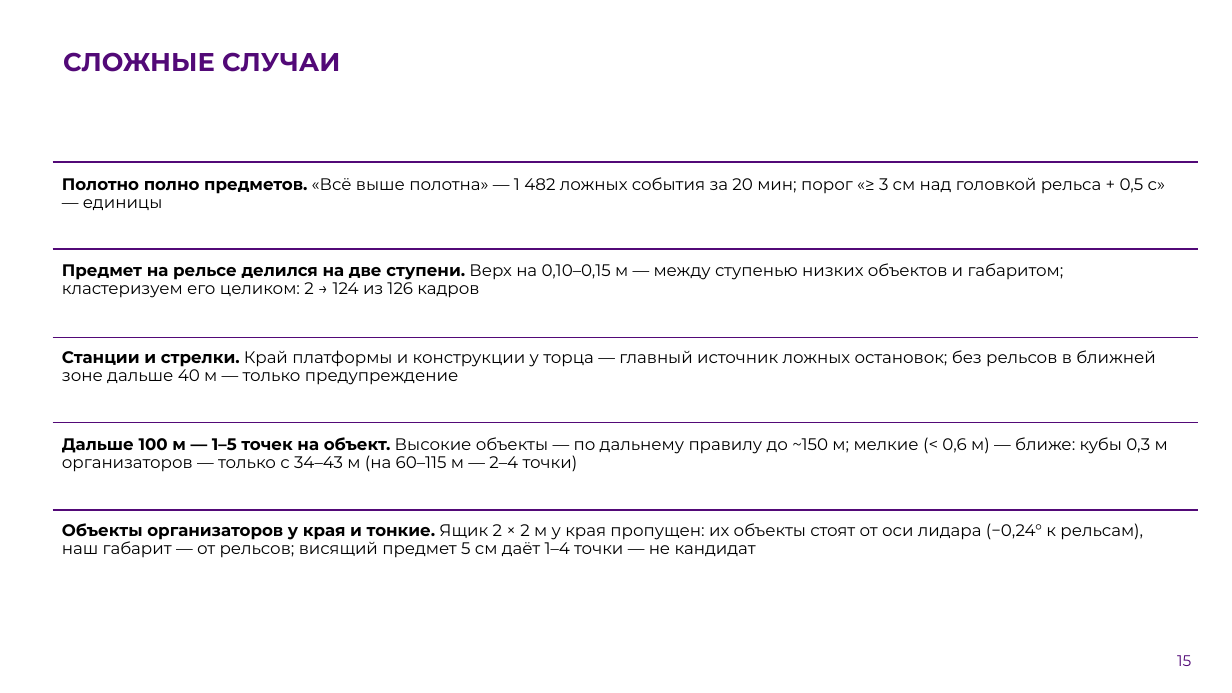
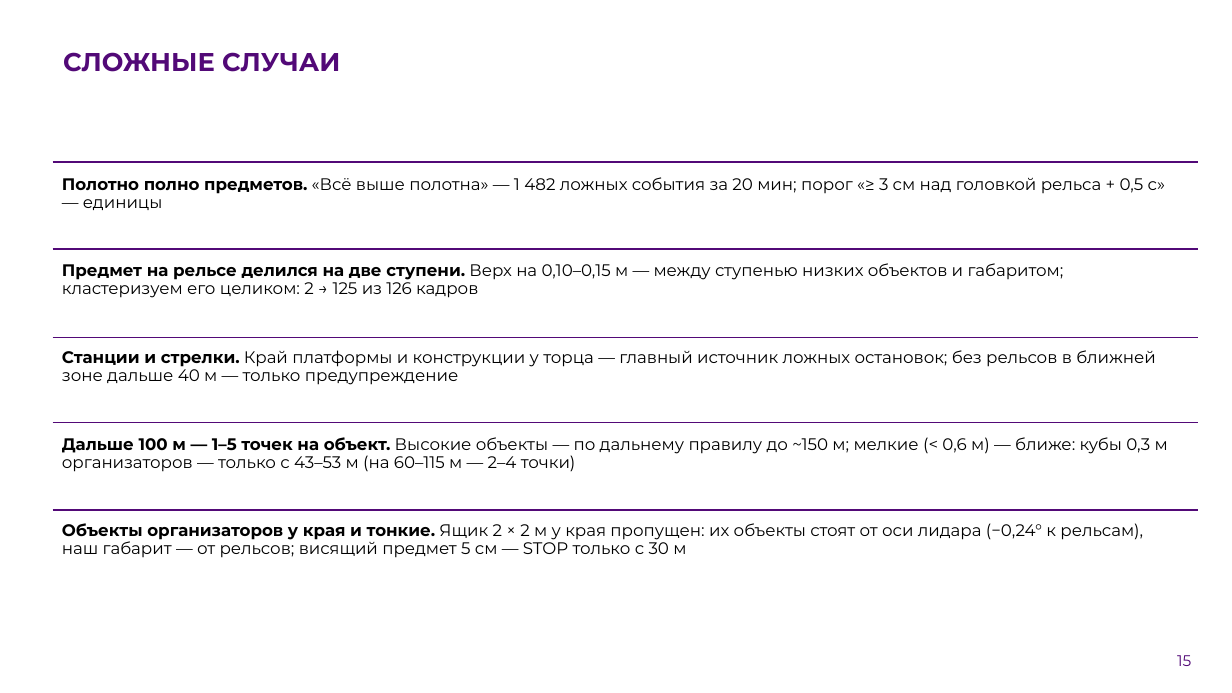
Before and after one commit to pmixay/ReSense, a slide deck: slide 15 of docs/presentation/ReSense_LCT2026.pptx. Drawn at 1232x693 pixels with LibreOffice and Linux fonts; fonts in the diff are those of the drawing; background and template pictures are left out. Boxes give left, top, right and bottom in pixels: in the first picture for what was removed or moved away, otherwise in the second. Text is boxed around its words. In the diff, an @@ line names an element or a change of style, - is before the commit and + after.

```diff
--- a/docs/presentation/ReSense_LCT2026.pptx
+++ b/docs/presentation/ReSense_LCT2026.pptx
@@ text at [62, 263, 1064, 298]: text changed @@
-Предмет на рельсе делился на две ступени. Верх на 0,10–0,15 м — между ступенью низких объектов и габаритом; кластеризуем его целиком: 2 → 124 из 126 кадров
+Предмет на рельсе делился на две ступени. Верх на 0,10–0,15 м — между ступенью низких объектов и габаритом; кластеризуем его целиком: 2 → 125 из 126 кадров
@@ text at [62, 437, 1168, 472]: text changed @@
-Дальше 100 м — 1–5 точек на объект. Высокие объекты — по дальнему правилу до ~150 м; мелкие (< 0,6 м) — ближе: кубы 0,3 м организаторов — только с 34–43 м (на 60–115 м — 2–4 точки)
+Дальше 100 м — 1–5 точек на объект. Высокие объекты — по дальнему правилу до ~150 м; мелкие (< 0,6 м) — ближе: кубы 0,3 м организаторов — только с 43–53 м (на 60–115 м — 2–4 точки)
@@ text at [62, 523, 1143, 558]: text changed @@
-Объекты организаторов у края и тонкие. Ящик 2 × 2 м у края пропущен: их объекты стоят от оси лидара (−0,24° к рельсам), наш габарит — от рельсов; висящий предмет 5 см даёт 1–4 точки — не кандидат
+Объекты организаторов у края и тонкие. Ящик 2 × 2 м у края пропущен: их объекты стоят от оси лидара (−0,24° к рельсам), наш габарит — от рельсов; висящий предмет 5 см — STOP только с 30 м
```
Also in this commit, not shown: 7 other slides changed, 15 other files.
